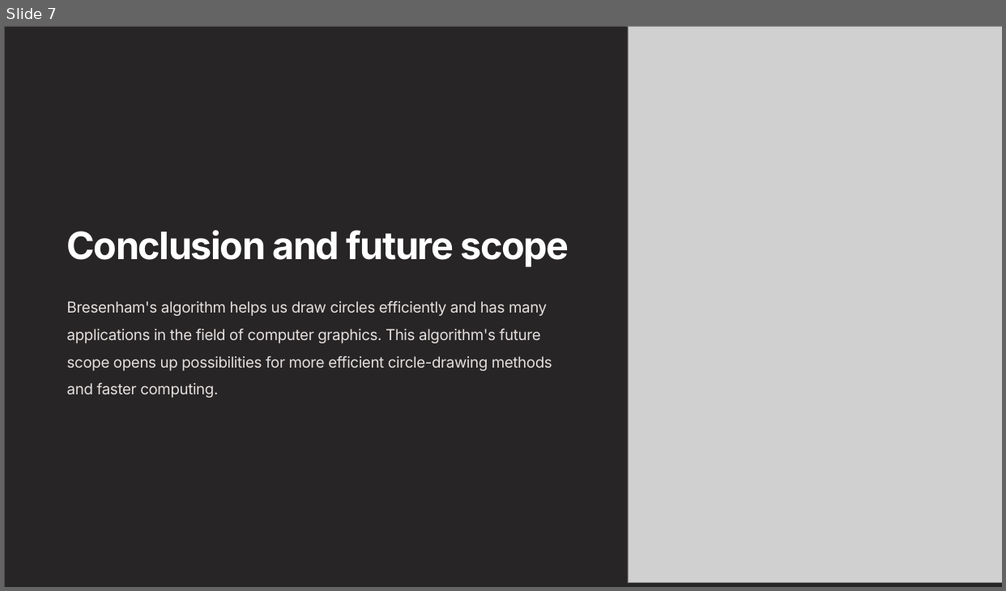
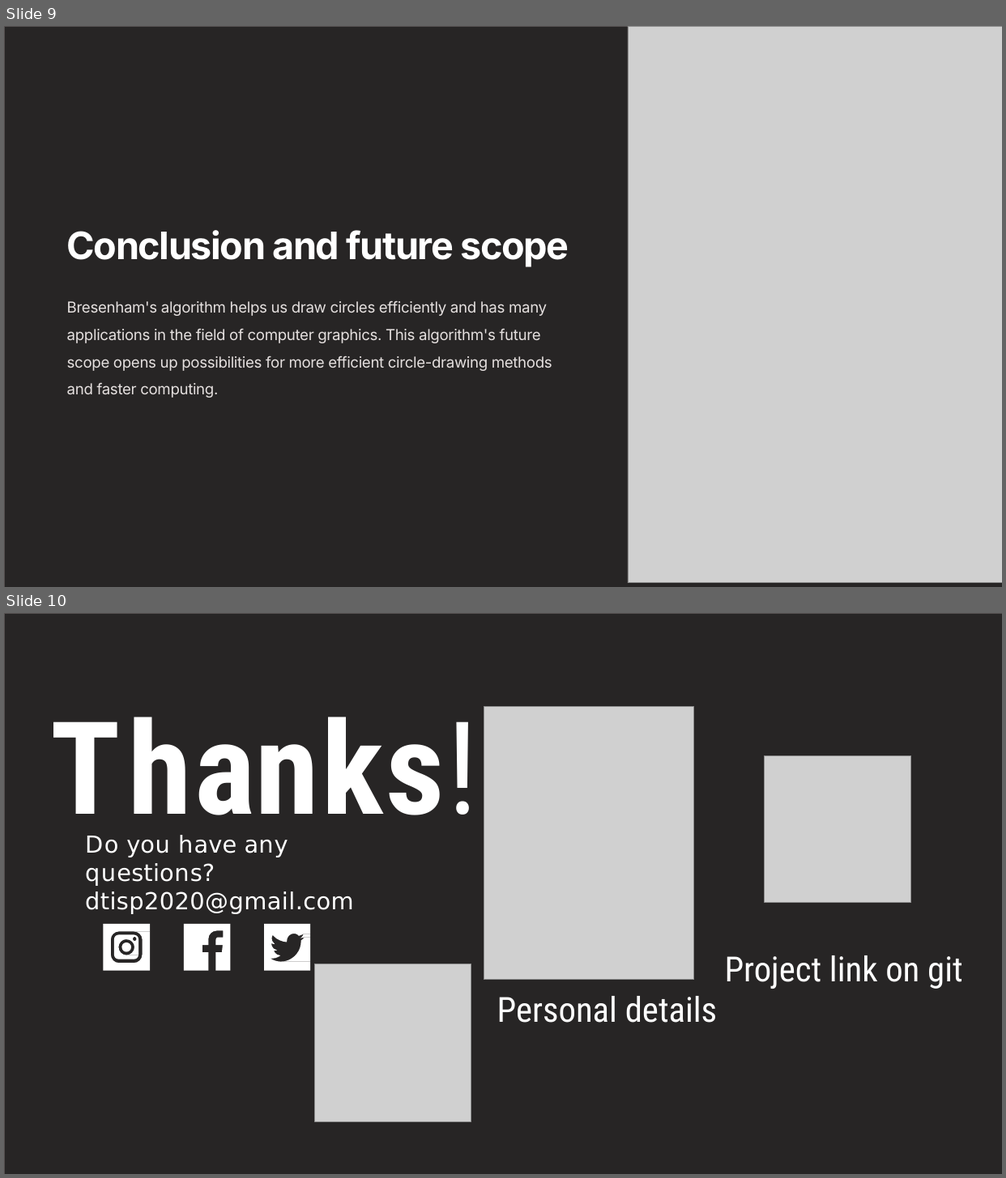
Before and after one commit to shahdhiraj/Presentation_slides, a slide deck: Bresenham's.pptx. Shown one above the other, each under a label of ours: slide 7 before the commit, slides 9 and 10 after it. The pictures are 1006x591 and 1006x1178 pixels, drawn with LibreOffice and Linux fonts; fonts in the diff are those of the drawing; grey boxes stand for pictures. Boxes give left, top, right and bottom in pixels: in the first picture for what was removed or moved away, otherwise in the second. Text is boxed around its words. In the diff, an @@ line names an element or a change of style, - is before the commit and + after.

```diff
--- a/Bresenham's.pptx
+++ b/Bresenham's.pptx
@@ slide 10 added at <box>4,613,1002,1174</box>, background #FFFFFF @@
@@ rectangle added at <box>4,613,1002,1170</box>, fill #0C0C0C @@
@@ rectangle added at <box>4,613,1002,1174</box>, fill #272525, outline #565151 0.6 pt @@
@@ picture added at <box>484,707,694,980</box> @@
@@ text added at <box>51,717,479,844</box>, 149 pt, text #FFFFFF, bold @@
+Thanks!
@@ picture added at <box>765,756,911,902</box> @@
@@ text added at <box>85,835,354,914</box>, 27 pt, text #FFFFFF @@
+Do you have any questions? dtisp2020@gmail.com
@@ freeform shape added at <box>103,924,150,971</box>, fill #FFFFFF @@
@@ freeform shape added at <box>184,924,231,971</box>, fill #FFFFFF @@
@@ freeform shape added at <box>264,924,310,971</box>, fill #FFFFFF @@
@@ picture added at <box>314,965,471,1122</box> @@
@@ text added at <box>725,956,963,989</box>, 40 pt, text #FFFFFF @@
+Project link on git
@@ text added at <box>497,996,717,1023</box>, 40 pt, text #FFFFFF @@
+Personal details
@@ what was slide 7 is now slide 9 @@
```
Also in this commit, not shown: 3 slides changed, 2 other slides added.
